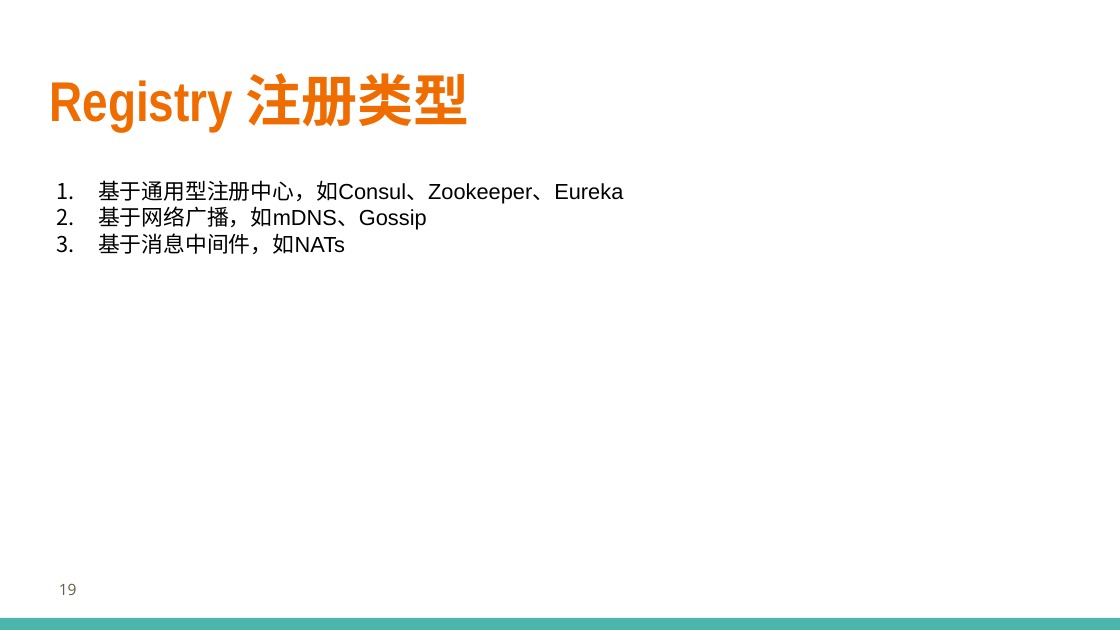
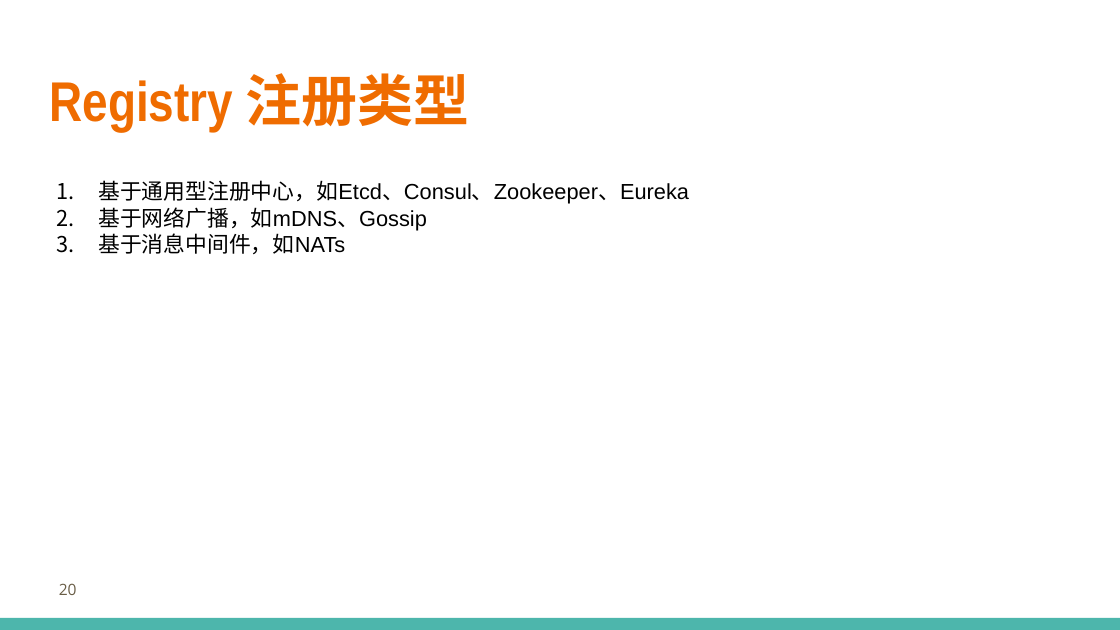
Before and after one commit to printfcoder/stack-rpc-tutorials, a slide deck: slide 20 of others/share/learning-go/【第一期】Go-Micro框架设计.pptx (slide 19 before the commit). Drawn at 1120x630 pixels with LibreOffice and Linux fonts; fonts in the diff are those of the drawing; background and template pictures are left out. Boxes give left, top, right and bottom in pixels: in the first picture for what was removed or moved away, otherwise in the second. Text is boxed around its words. In the diff, an @@ line names an element or a change of style, - is before the commit and + after.

```diff
--- a/others/share/learning-go/【第一期】Go-Micro框架设计.pptx
+++ b/others/share/learning-go/【第一期】Go-Micro框架设计.pptx
@@ text at (98, 180, 689, 204): text changed @@
-1. 基于通用型注册中心，如Consul、Zookeeper、Eureka
+1. 基于通用型注册中心，如Etcd、Consul、Zookeeper、Eureka
@@ page number at (59, 583, 77, 595): text changed @@
-19
+20
```
Also in this commit, not shown: 23 other slides changed, 1 slide added, 1 slide removed, 1 other file.
